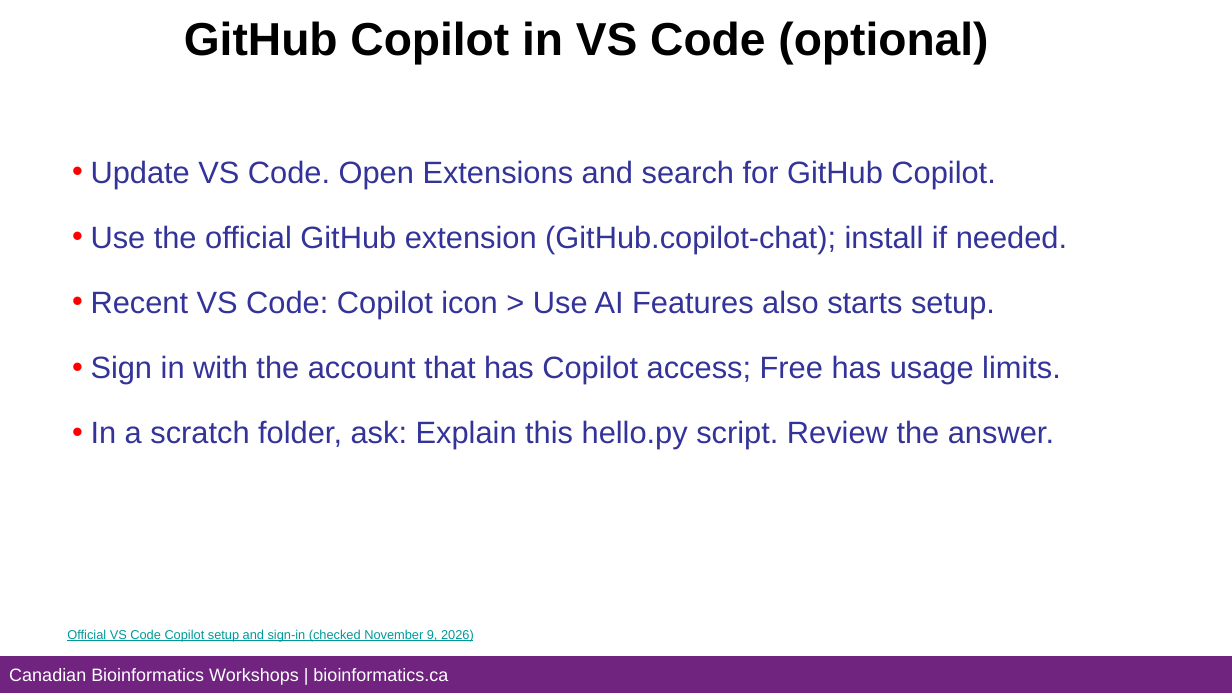
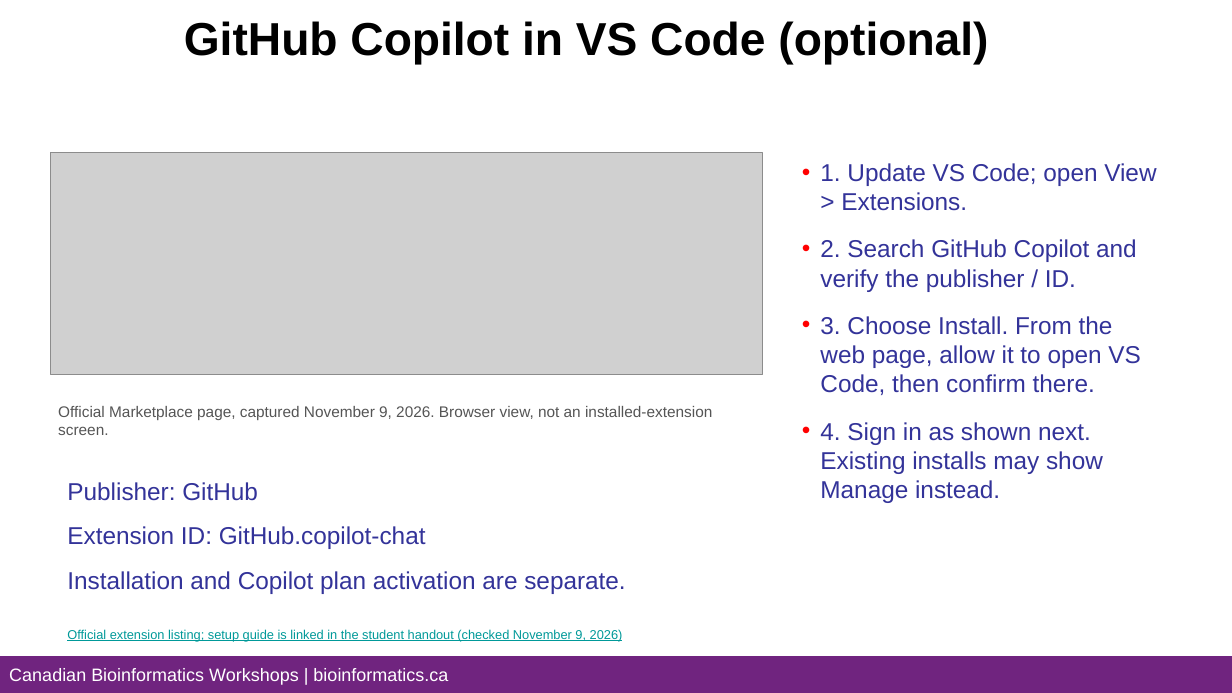
Before and after one commit to bioinformaticsdotca/LLM_Ed-2611, a slide deck: slide 9 of prework/LLM_Bioinformatics_Prework_Orientation.pptx. Drawn at 1232x693 pixels with LibreOffice and Linux fonts; fonts in the diff are those of the drawing; grey boxes stand for pictures; background and template pictures are left out. Boxes give left, top, right and bottom in pixels: in the first picture for what was removed or moved away, otherwise in the second. Text is boxed around its words. In the diff, an @@ line names an element or a change of style, - is before the commit and + after.

Commit message:
Illustrate AI tool installation and highlight Freebuff privacy risks

```diff
--- a/prework/LLM_Bioinformatics_Prework_Orientation.pptx
+++ b/prework/LLM_Bioinformatics_Prework_Orientation.pptx
@@ picture added at (51,152,762,374) @@
@@ text removed at (91,160,1067,449) @@
-• Update VS Code. Open Extensions and search for GitHub Copilot.
-• Use the official GitHub extension (GitHub.copilot-chat); install if needed.
-• Recent VS Code: Copilot icon > Use AI Features also starts setup.
-• Sign in with the account that has Copilot access; Free has usage limits.
-• In a scratch folder, ask: Explain this hello.py script. Review the answer.
@@ text added at (820,163,1156,503), 19 pt, text #333399 @@
+• 1. Update VS Code; open View > Extensions.
+• 2. Search GitHub Copilot and verify the publisher / ID.
+• 3. Choose Install. From the web page, allow it to open VS Code, then confirm there.
+• 4. Sign in as shown next. Existing installs may show Manage instead.
@@ text added at (58,406,712,435), 12 pt, text #555555 @@
+Official Marketplace page, captured November 9, 2026. Browser view, not an installed-extension screen.
@@ text added at (67,482,625,594), 19 pt, text #333399 @@
+Publisher: GitHub
+Extension ID: GitHub.copilot-chat
+Installation and Copilot plan activation are separate.
@@ text at (67,629,623,642): text changed @@
-Official VS Code Copilot setup and sign-in (checked November 9, 2026)
+Official extension listing; setup guide is linked in the student handout (checked November 9, 2026)
```
Also in this commit, not shown: 2 other slides changed, 2 slides added, 15 other files.
